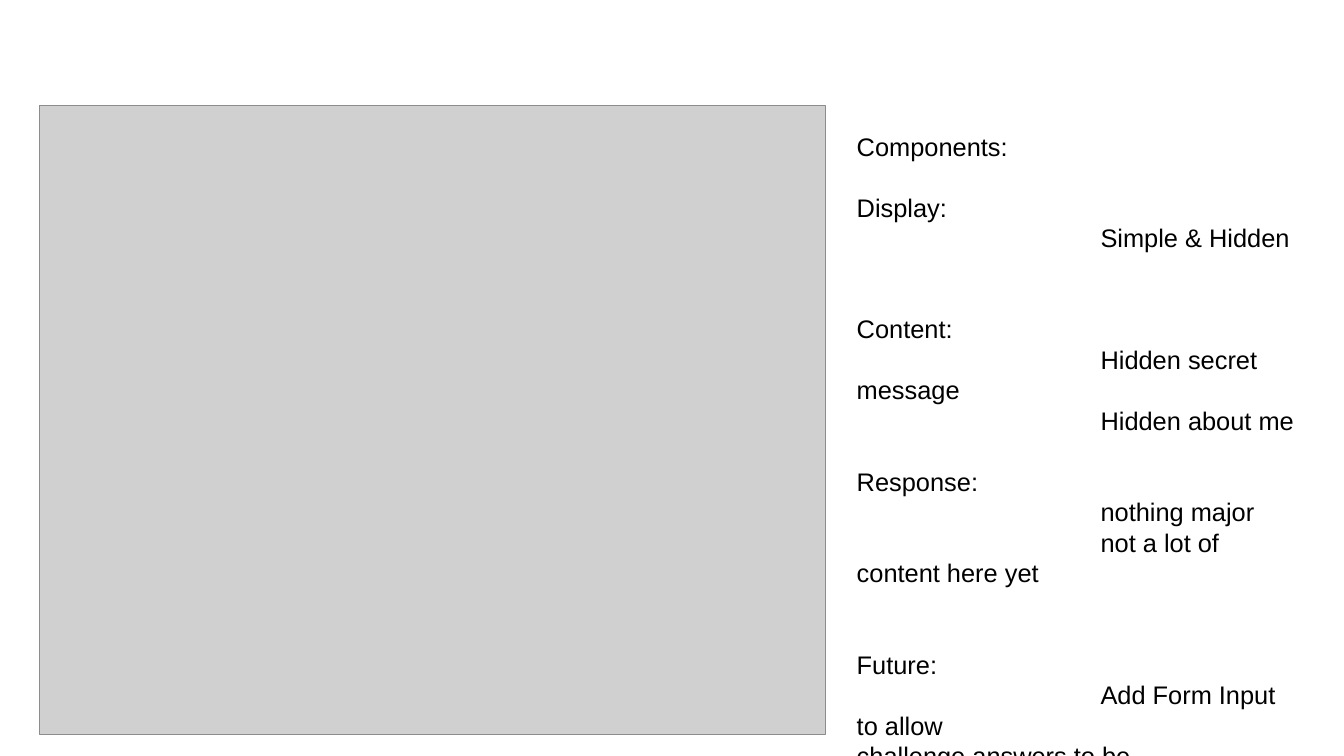
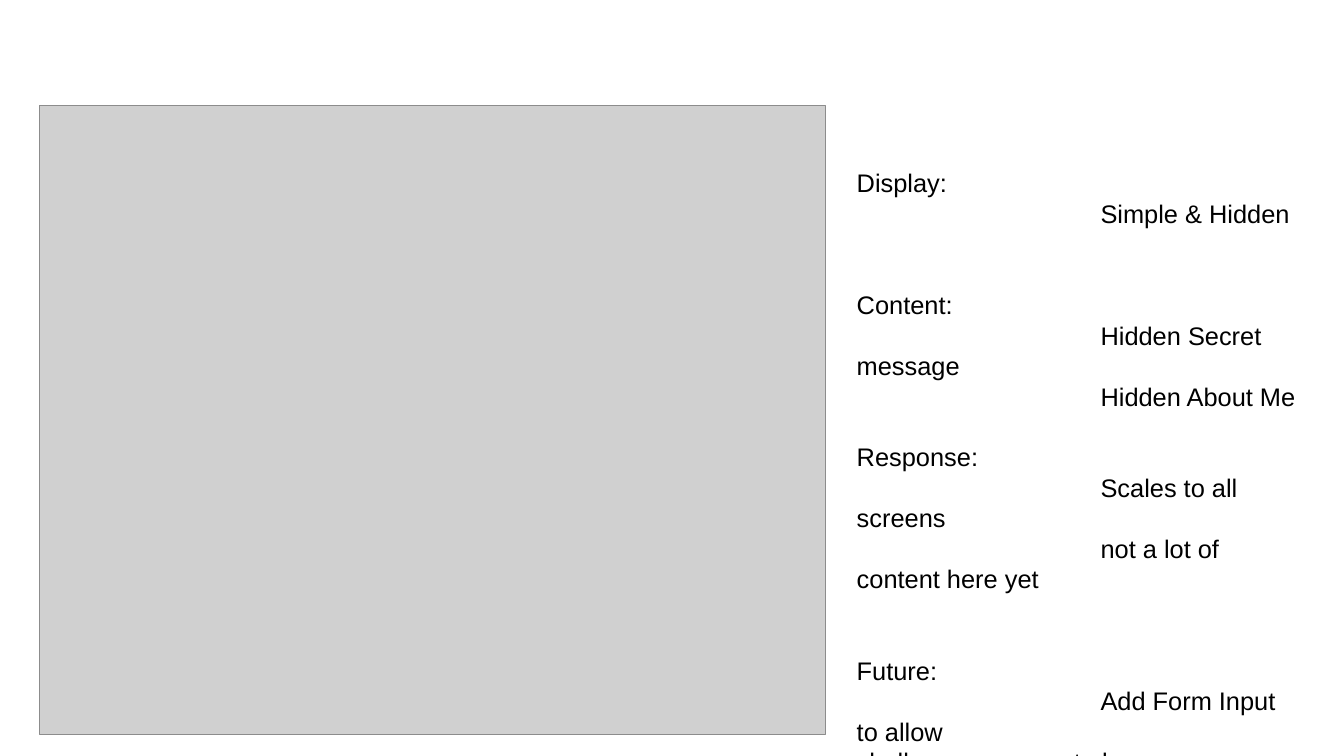
Before and after one commit to emm-jay-ahh/portfolio_t1a2, a slide deck: slide 11 of presentation/emm_jay.pptx. Drawn at 1344x756 pixels with LibreOffice and Linux fonts; fonts in the diff are those of the drawing; grey boxes stand for pictures; background and template pictures are left out. Boxes give left, top, right and bottom in pixels: in the first picture for what was removed or moved away, otherwise in the second. Text is boxed around its words. In the diff, an @@ line names an element or a change of style, - is before the commit and + after.

```diff
--- a/presentation/emm_jay.pptx
+++ b/presentation/emm_jay.pptx
@@ text at <box>857,138,1008,161</box>: paragraph removed @@
-Components:
@@ text at <box>857,326,1295,407</box>: text changed @@
-Hidden secret message
-Hidden about me
+Hidden Secret message
+Hidden About Me
@@ text at <box>857,478,1237,528</box>: text changed @@
-nothing major
+Scales to all screens
```
Also in this commit, not shown: 8 other slides changed, 7 other files.
